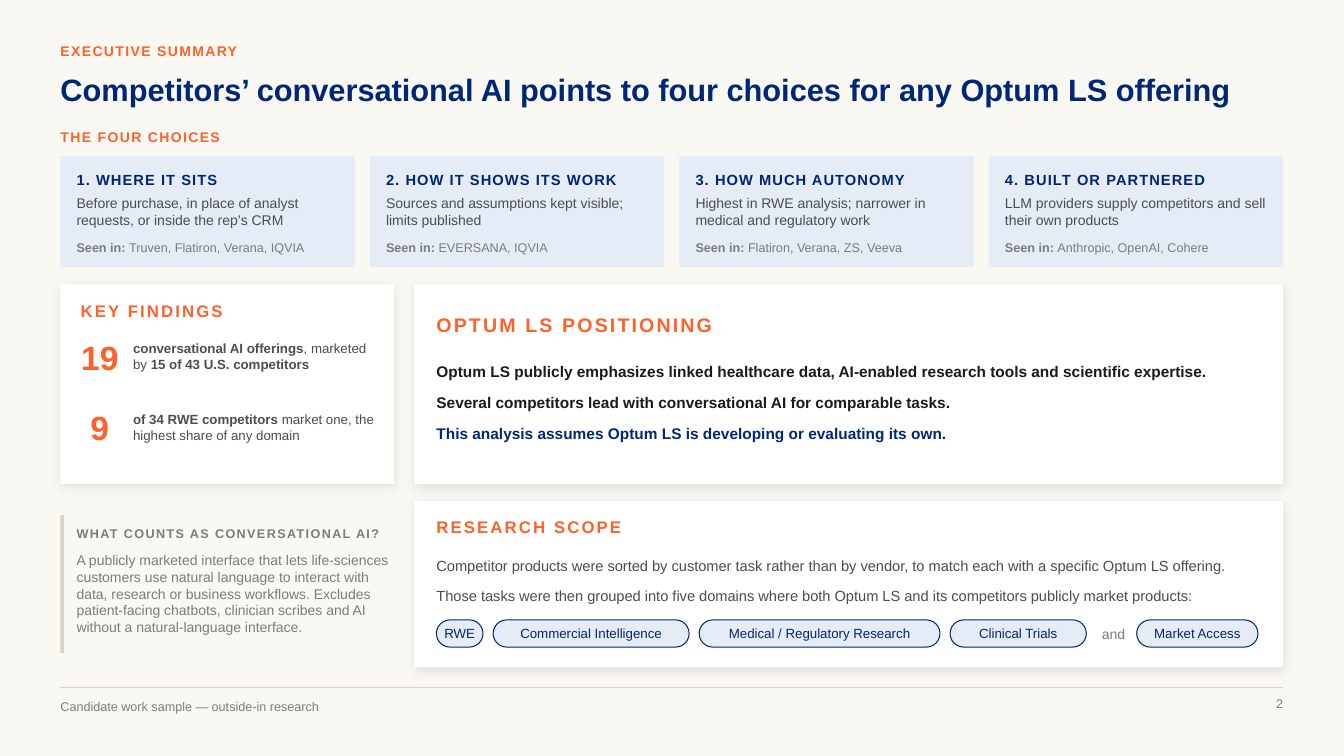
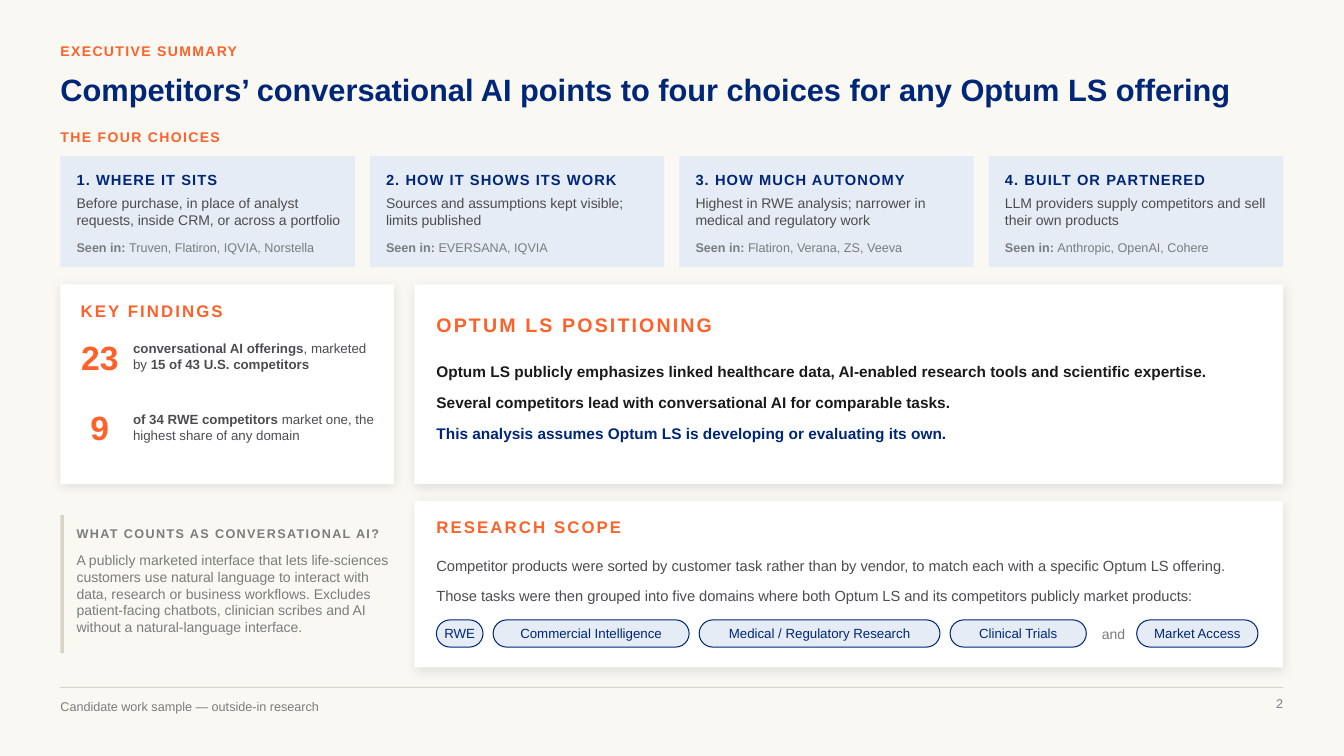
Before and after one commit to marinojt/test, a slide deck: slide 2 of deck/Optum-LS-Conversational-AI-10.16.pptx. Drawn at 1344x756 pixels with LibreOffice and Linux fonts; fonts in the diff are those of the drawing. Boxes give left, top, right and bottom in pixels: in the first picture for what was removed or moved away, otherwise in the second. Text is boxed around its words. In the diff, an @@ line names an element or a change of style, - is before the commit and + after.

```diff
--- a/deck/Optum-LS-Conversational-AI-10.16.pptx
+++ b/deck/Optum-LS-Conversational-AI-10.16.pptx
@@ text at [77, 198, 341, 228]: text changed @@
-Before purchase, in place of analyst requests, or inside the rep’s CRM
+Before purchase, in place of analyst requests, inside CRM, or across a portfolio
@@ text at [77, 243, 314, 255]: text changed @@
-Seen in: Truven, Flatiron, Verana, IQVIA
+Seen in: Truven, Flatiron, IQVIA, Norstella
@@ text at [81, 346, 118, 371]: text changed @@
-19
+23
```
Also in this commit, not shown: 4 other slides changed, 6 other files.
